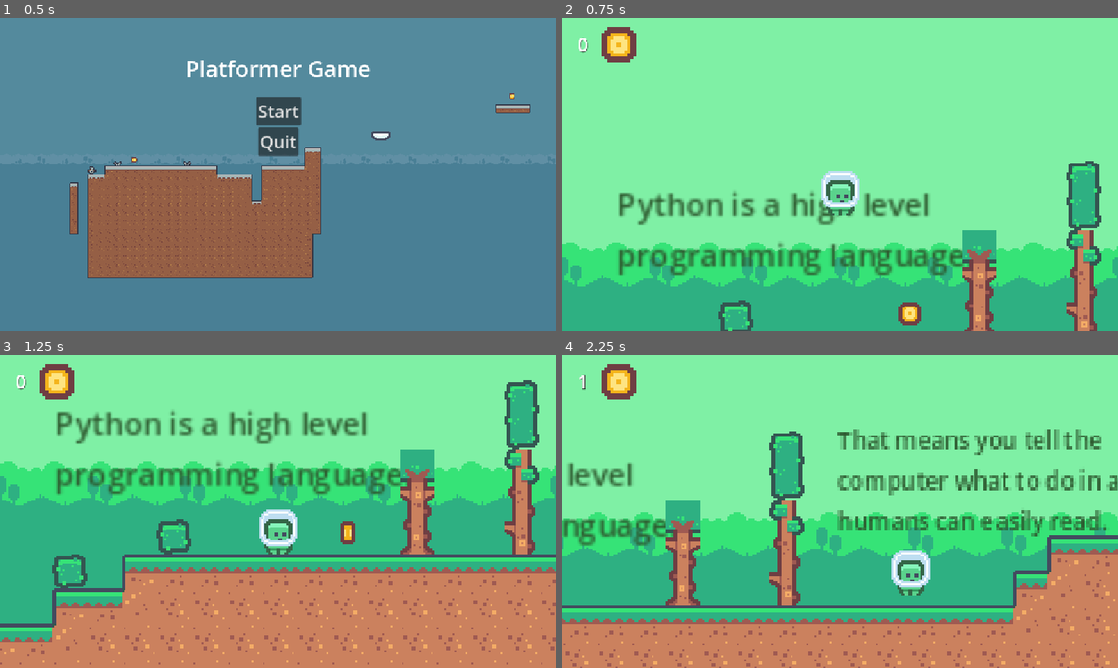
Above: before the commit, frames 1-4 (two rows, left to right).
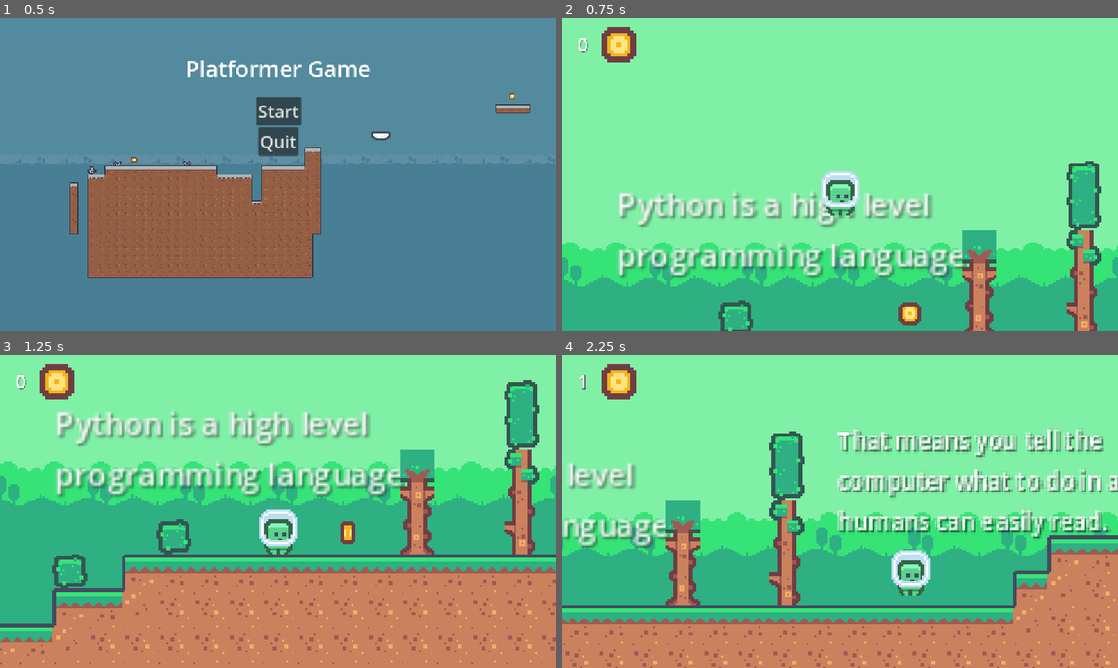
Above: after the commit, the same moments.

Repository: MAL-11DGT-2025/92005-sprint-1-Dekoder-py-school
Game: Godot game, scene res://scenes/start_menu.tscn
Same seed, same stepped clock (60 frames per second), same inputs: the game is played once before the commit and once after it. Sound files missing from this copy of the repository are replaced by a short silence.
Inputs:
- Up to frame 1 (0.5 s): no input
- Up to frame 2 (0.75 s): click "Start" at 0.5 s
- Up to frame 3 (1.25 s): no input
- Up to frame 4 (2.25 s): hold D (right) from 1.28 s (still down); tap W (jump) at 1.52 s

Frame 1 is identical in both runs. In frame 2, 6.7% of the frame differs, in the area x 10-74%, y 55-84%; in frame 3, 7.0%; in frame 4, 8.4%, in the area x 0-100%, y 23-62%.

Commit message:
fix font colors

Diff:
--- a/scenes/levels/level_one.tscn
+++ b/scenes/levels/level_one.tscn
@@ -331,7 +331,7 @@
 offset_top = 425.0
 offset_right = 413.0
 offset_bottom = 500.0
-theme_override_colors/font_color = Color(0.177642, 0.350075, 0.183106, 1)
+theme_override_colors/font_shadow_color = Color(0, 0, 0, 0.411765)
 text = "Python is a high level programming language.
 "
 autowrap_mode = 3
@@ -342,7 +342,7 @@
 offset_top = 410.0
 offset_right = 632.0
 offset_bottom = 485.0
-theme_override_colors/font_color = Color(0.176471, 0.34902, 0.184314, 1)
+theme_override_colors/font_shadow_color = Color(0, 0, 0, 0.411765)
 theme_override_font_sizes/font_size = 12
 text = "That means you tell the computer what to do in a way humans can easily read."
 autowrap_mode = 3
--- a/scenes/levels/level_two.tscn
+++ b/scenes/levels/level_two.tscn
@@ -336,7 +336,7 @@
 offset_top = 415.0
 offset_right = 450.0
 offset_bottom = 516.0
-theme_override_colors/font_color = Color(0.192157, 0.286275, 0.545098, 1)
+theme_override_colors/font_shadow_color = Color(0, 0, 0, 0.631373)
 text = "Python is an interpereted language, so it's translated to low level machine code at runtime."
 autowrap_mode = 3
 
